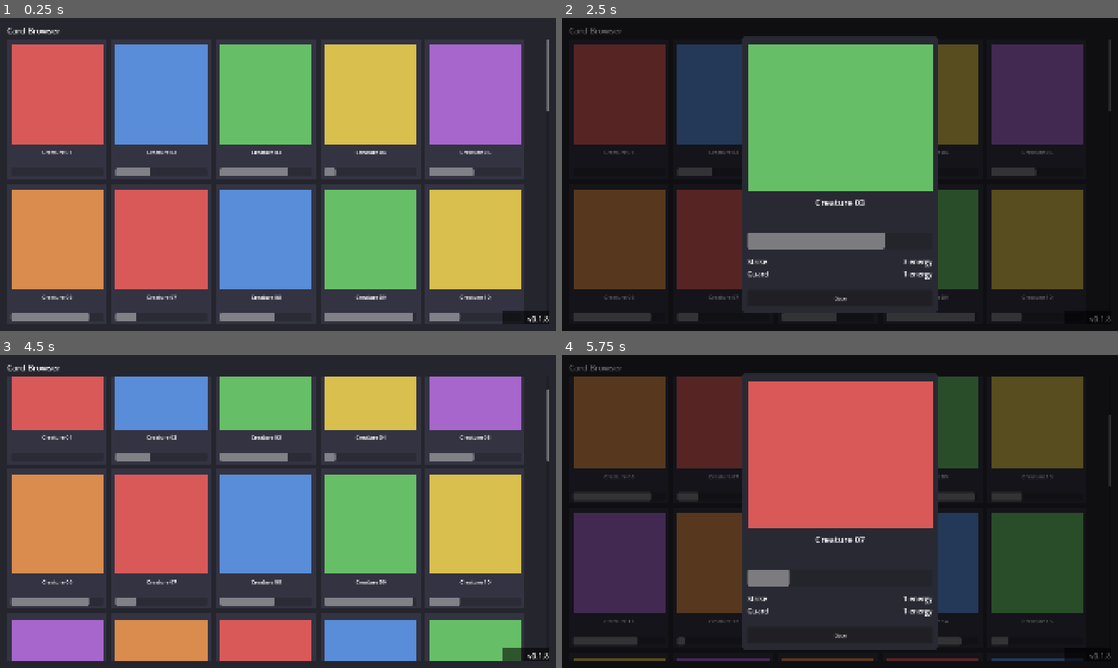
Above: before the commit, frames 1-4 (two rows, left to right).
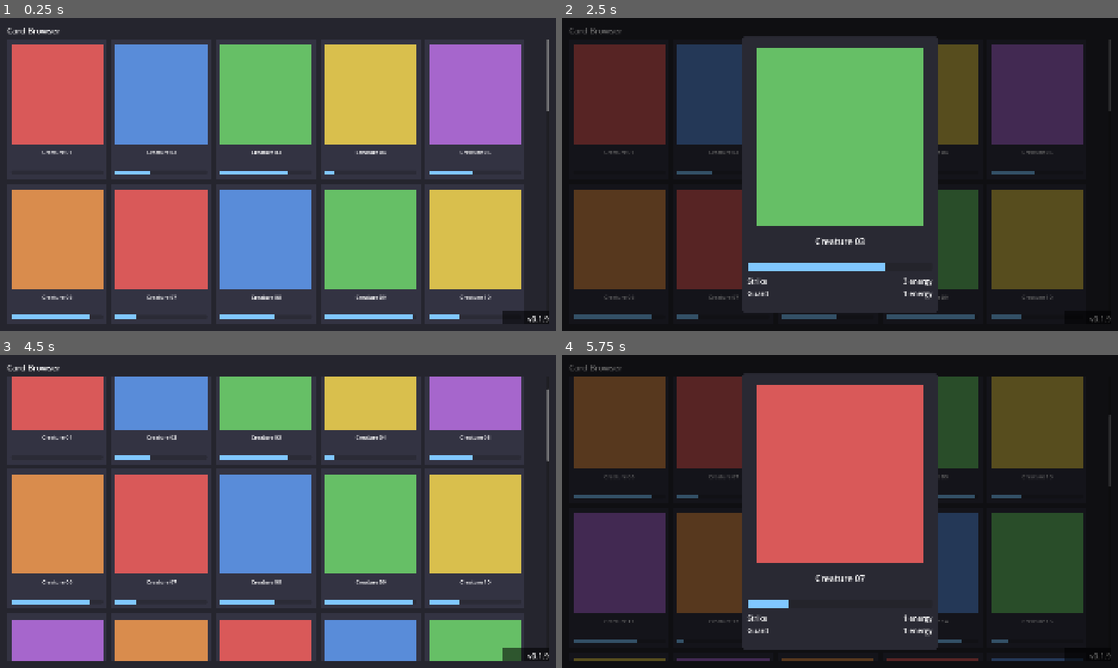
Above: after the commit, the same moments.

Repository: VirtualSteveShow/UnnamedCardGame
Game: Godot game, scene res://scenes/card_browser/card_browser.tscn
The game is run twice, just before and just after one commit, with the same random seed, the same clock (stepped at 60 frames per second) and the same inputs.
Inputs (mouse positions are in pixels of both pictures, inside the frame that each line leads up to):
- Up to frame 1 (0.25 s): no input
- Up to frame 2 (2.5 s): tap Enter at 0.5, 2 s; drag from (617, 108) to (895, 105) at 0.52 s; tap Space at 1.25 s; drag from (723, 105) to (812, 237) at 1.27 s; move the mouse to (828, 108) at 2.02 s; click (828, 108) at 2.17 s
- Up to frame 3 (4.5 s): tap Space at 2.75 s; drag from (372, 445) to (111, 464) at 2.77 s; tap Enter at 3.5 s; drag from (472, 445) to (305, 511) at 3.52 s; drag from (55, 589) to (194, 433) at 4.27 s
- Up to frame 4 (5.75 s): tap Space at 5 s; move the mouse to (723, 433) at 5.02 s; click (723, 433) at 5.17 s

The runs differ from the first frame. In frame 1, 2.1% of the frame differs, in the area x 2-99%, y 47-97%; in frame 2, 9.3%, in the area x 2-99%, y 8-97%; in frame 3, 2.1%; in frame 4, 7.5%.

Commit message:
Remove detail close button, fix art aspect ratio drift, restyle XP bar
- Dropped the Close button from the detail view -- tapping the dimmed
  backdrop already closes it, so it was redundant.
- The detail view's Art node used different anchor fractions than the
  grid's Art node, so even though both containers shared
  CardData.ASPECT_RATIO, the art itself came out a different shape in
  each place (art warped when opening a card). Detail Art now uses
  fractions solved to reproduce the exact same width:height ratio as
  the grid's Art node, and the extra room freed up by dropping the
  close button went to the name/xp/ability rows.
- XP bar thinned out (grid and detail) and given a light blue fill
  instead of the theme default.
Version -> 0.1.9.

Diff:
--- a/game/project.godot
+++ b/game/project.godot
@@ -11,7 +11,7 @@
 [application]
 
 config/name="Unnamed Card Game"
-config/version="0.1.8"
+config/version="0.1.9"
 run/main_scene="res://scenes/card_browser/card_browser.tscn"
 config/features=PackedStringArray("4.7", "GL Compatibility")
 config/icon="res://icon.svg"
--- a/game/scenes/card_browser/card_detail.gd
+++ b/game/scenes/card_browser/card_detail.gd
@@ -4,16 +4,17 @@
 ##
 ## Lives inside card_browser.tscn as a hidden overlay (start visibility
 ## is set to false directly on this scene's root node) and is shown on
-## demand via show_card(). Tapping the dimmed backdrop or the close
-## button hides it again -- viewing a card is non-destructive, so no
-## confirmation is needed to dismiss it.
+## demand via show_card(). Tapping the dimmed backdrop hides it again --
+## viewing a card is non-destructive, so no confirmation is needed to
+## dismiss it, and there's no separate close button.
 ##
 ## The panel's own size follows CardData.ASPECT_RATIO (same shape as the
-## grid cards, just bigger); every row inside it (art/name/xp/abilities/
-## close button) is positioned with fractional anchors in the .tscn, so
-## resizing the panel here is all that's needed for the whole layout to
-## scale together -- no separate fixed-pixel "chrome" stacked below the
-## art to throw the overall shape off.
+## grid cards, just bigger). The Art node uses the exact same fractional
+## anchors as the grid's Art node so the art reads as the same shape in
+## both places instead of subtly warping between them; the rest of the
+## rows (name/xp/abilities) are positioned with fractional anchors too,
+## so resizing the panel here is all that's needed for the whole layout
+## to scale together.
 
 const MAX_HEIGHT_FRACTION := 0.88
 const MAX_WIDTH_FRACTION := 0.9
@@ -27,12 +28,10 @@
 @onready var name_label: Label = $Panel/NameLabel
 @onready var xp_bar: ProgressBar = $Panel/XpBar
 @onready var ability_list: VBoxContainer = $Panel/AbilityList
-@onready var close_button: Button = $Panel/CloseButton
 @onready var dim_background: ColorRect = $DimBackground
 
 
 func _ready() -> void:
-	close_button.pressed.connect(_on_close_pressed)
 	dim_background.gui_input.connect(_on_dim_background_gui_input)
 	get_viewport().size_changed.connect(_update_panel_size)
 	_update_panel_size()
@@ -87,10 +86,6 @@
 	panel.offset_bottom = panel_height / 2.0
 
 
-func _on_close_pressed() -> void:
-	visible = false
-
-
 func _on_dim_background_gui_input(event: InputEvent) -> void:
 	# React on release, not press: if we hid the overlay on press, the
 	# matching release event for that same tap would arrive after the
--- a/game/scenes/card_browser/card_detail.tscn
+++ b/game/scenes/card_browser/card_detail.tscn
@@ -8,6 +8,9 @@
 corner_radius_top_right = 12
 corner_radius_bottom_right = 12
 corner_radius_bottom_left = 12
+
+[sub_resource type="StyleBoxFlat" id="StyleBoxFlat_xp_fill"]
+bg_color = Color(0.5, 0.78, 1, 1)
 
 [node name="CardDetail" type="Control"]
 layout_mode = 3
@@ -46,10 +49,10 @@
 
 [node name="Art" type="ColorRect" parent="Panel"]
 layout_mode = 1
-anchor_left = 0.03
-anchor_top = 0.03
-anchor_right = 0.97
-anchor_bottom = 0.56
+anchor_left = 0.079
+anchor_top = 0.04
+anchor_right = 0.921
+anchor_bottom = 0.69
 grow_horizontal = 2
 grow_vertical = 2
 color = Color(1, 1, 1, 1)
@@ -57,9 +60,9 @@
 [node name="NameLabel" type="Label" parent="Panel"]
 layout_mode = 1
 anchor_left = 0.03
-anchor_top = 0.58
+anchor_top = 0.72
 anchor_right = 0.97
-anchor_bottom = 0.68
+anchor_bottom = 0.80
 grow_horizontal = 2
 grow_vertical = 2
 theme_override_font_sizes/font_size = 30
@@ -69,29 +72,20 @@
 [node name="XpBar" type="ProgressBar" parent="Panel"]
 layout_mode = 1
 anchor_left = 0.03
-anchor_top = 0.71
+anchor_top = 0.82
 anchor_right = 0.97
-anchor_bottom = 0.77
+anchor_bottom = 0.85
 grow_horizontal = 2
 grow_vertical = 2
+theme_override_styles/fill = SubResource("StyleBoxFlat_xp_fill")
 show_percentage = false
 
 [node name="AbilityList" type="VBoxContainer" parent="Panel"]
 layout_mode = 1
 anchor_left = 0.03
-anchor_top = 0.80
-anchor_right = 0.97
-anchor_bottom = 0.90
-grow_horizontal = 2
-grow_vertical = 2
-theme_override_constants/separation = 8
-
-[node name="CloseButton" type="Button" parent="Panel"]
-layout_mode = 1
-anchor_left = 0.03
-anchor_top = 0.92
+anchor_top = 0.87
 anchor_right = 0.97
 anchor_bottom = 0.98
 grow_horizontal = 2
 grow_vertical = 2
-text = "Close"
+theme_override_constants/separation = 8
--- a/game/scenes/card_browser/card_item.tscn
+++ b/game/scenes/card_browser/card_item.tscn
@@ -1,6 +1,9 @@
-[gd_scene load_steps=2 format=3]
+[gd_scene load_steps=3 format=3]
 
 [ext_resource type="Script" path="res://scenes/card_browser/card_item.gd" id="1_script"]
+
+[sub_resource type="StyleBoxFlat" id="StyleBoxFlat_xp_fill"]
+bg_color = Color(0.5, 0.78, 1, 1)
 
 [node name="CardItem" type="Control"]
 custom_minimum_size = Vector2(160, 224)
@@ -44,10 +47,11 @@
 [node name="XpBar" type="ProgressBar" parent="."]
 layout_mode = 1
 anchor_left = 0.04
-anchor_top = 0.92
+anchor_top = 0.935
 anchor_right = 0.96
-anchor_bottom = 0.98
+anchor_bottom = 0.965
 grow_horizontal = 2
 grow_vertical = 2
 mouse_filter = 2
+theme_override_styles/fill = SubResource("StyleBoxFlat_xp_fill")
 show_percentage = false
Not shown, changed: game/export_presets.cfg
Not shown: 1 places in game/scenes/card_browser/card_detail.tscn that only renumber resources
